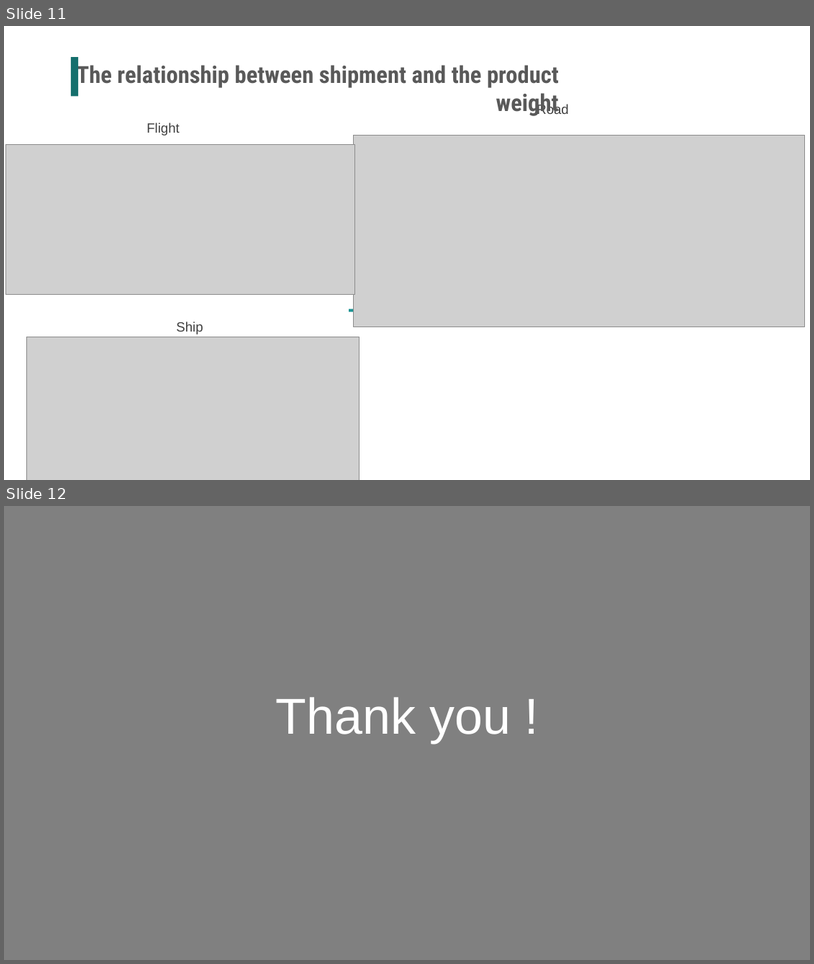
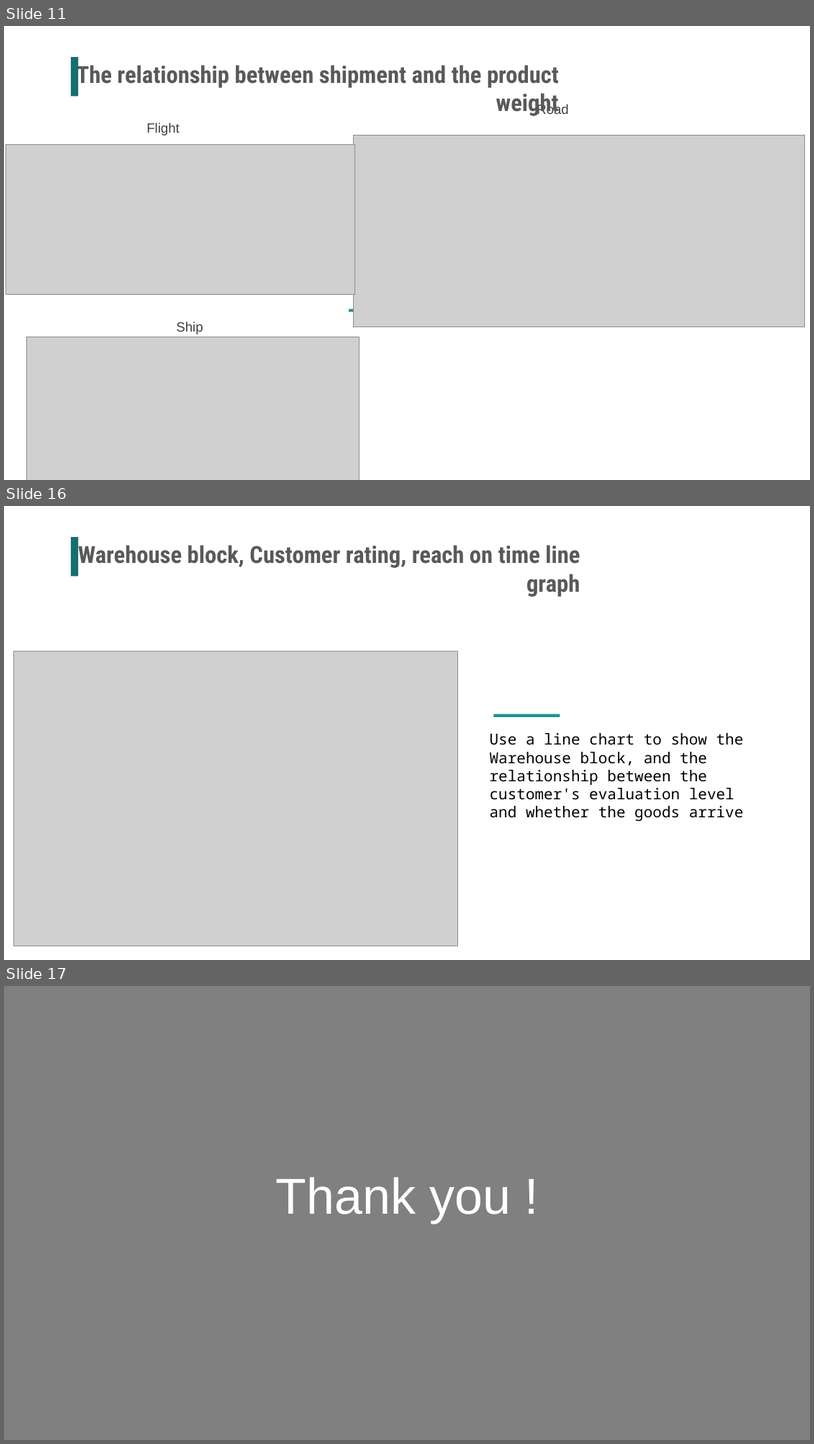
Before and after one commit to ChengQiukai/Team4_final_project, a slide deck: team-4.pptx. Shown one above the other, each under a label of ours: slides 11 and 12 before the commit, slides 11, 16 and 17 after it; the slides between them are not shown. The pictures are 814x964 and 814x1444 pixels, drawn with LibreOffice and Linux fonts; fonts in the diff are those of the drawing; grey boxes stand for pictures. Boxes give left, top, right and bottom in pixels: in the first picture for what was removed or moved away, otherwise in the second. Text is boxed around its words. In the diff, an @@ line names an element or a change of style, - is before the commit and + after.

```diff
--- a/team-4.pptx
+++ b/team-4.pptx
@@ slide 16 added at [4,506,810,960], background #FFFFFF @@
@@ rectangle added at [71,537,78,576], fill #156F6D @@
@@ text added at [78,545,580,597], 28 pt, text #595959, bold @@
+Warehouse block, Customer rating, reach on time line graph
@@ picture added at [13,651,458,945] @@
@@ rectangle added at [494,714,561,717], fill #1C9494 @@
@@ text added at [490,733,744,821], 18 pt, text #000000 @@
+Use a line chart to show the Warehouse block, and the relationship between the customer's evaluation level and whether the goods arrive
@@ what was slide 12 is now slide 17 @@
```
Also in this commit, not shown: 2 slides changed, 4 other slides added, 2 other files.
